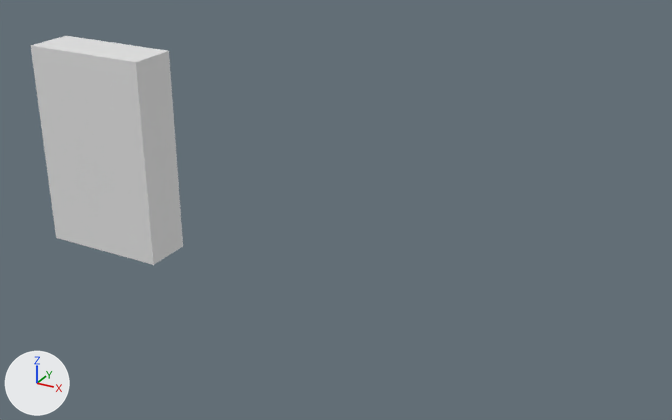
The FBX model Objects/Cereal/Cereal.fbx: old version first, new version second.
Rendered twice from a camera (50 mm lens) standing at (0.909, -0.966, 0.466) and looking at (0.37, 0.014, -0.024). Arrows for +X, +Y and +Z are at lower left; the lights stay in place. Where no turn or scale is listed for an object, it has been applied to the vertices.

The scene before the commit, as lines of its bpy script (objects in view):
```python
me_cube = bpy.data.meshes.new('Cube')
me_cube.from_pydata(...)  # a box spanning x -0.095..0.095, y -0.035..0.035, z -0.15..0.15
me_cube.materials.append(mat_cereal)  # white #e7e7e7
ob_e3_st4_li = bpy.data.objects.new('E3_ST4_LI', me_cube)
ob_e3_st4_li.location = (0.0, 0.0, 0.0)
```
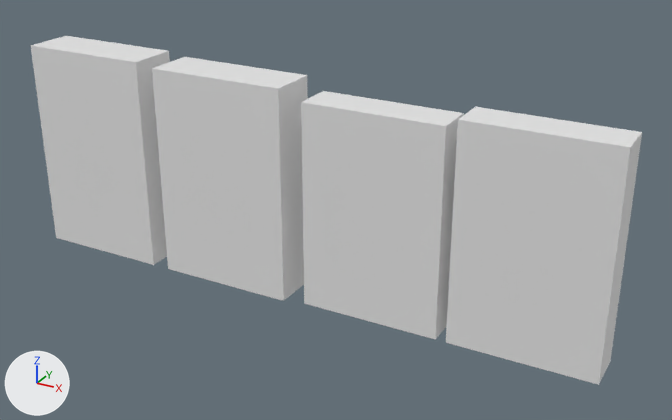
Changed parts and their boxes (x1, y1, x2, y2) in the pictures (672 x 420 px):
'BranFlakes', added
    after: (446, 107, 642, 385)
'SpecialK', added
    after: (301, 91, 464, 339)
'SainsburyHoops', added
    after: (152, 57, 308, 301)

Diff of the bpy script that builds the scene:
```diff
--- a/Objects/Cereal/Cereal.fbx.py
+++ b/Objects/Cereal/Cereal.fbx.py
@@ me_cube_003 @@
+me_cube_003.from_pydata([(0.095, 0.027, -0.145), (0.095, -0.028, -0.145), (-0.095, -0.028, -0.145), (-0.095, 0.027, -0.145), (0.095, 0.027, 0.145), (0.095, -0.027, 0.145), (-0.095, -0.027, 0.145), (-0.095, 0.028, 0.145)], [], [(0, 1, 2, 3), (4, 7, 6, 5), (0, 4, 5, 1), (1, 5, 6, 2), (2, 6, 7, 3), (4, 0, 3, 7)])
+me_cube_003.materials.append(mat_cereal)  # white #e7e7e7
@@ me_cube_002 @@
+me_cube_002.from_pydata([(0.095, 0.027, -0.14), (0.095, -0.028, -0.14), (-0.095, -0.028, -0.14), (-0.095, 0.027, -0.14), (0.095, 0.027, 0.14), (0.095, -0.027, 0.14), (-0.095, -0.027, 0.14), (-0.095, 0.028, 0.14)], [], [(0, 1, 2, 3), (4, 7, 6, 5), (0, 4, 5, 1), (1, 5, 6, 2), (2, 6, 7, 3), (4, 0, 3, 7)])
+me_cube_002.materials.append(mat_cereal)  # white #e7e7e7
@@ me_cube_001 @@
+me_cube_001.from_pydata([(0.097, 0.035, -0.148), (0.097, -0.035, -0.148), (-0.097, -0.035, -0.148), (-0.097, 0.035, -0.148), (0.098, 0.035, 0.148), (0.097, -0.035, 0.148), (-0.097, -0.035, 0.148), (-0.097, 0.035, 0.148)], [], [(0, 1, 2, 3), (4, 7, 6, 5), (0, 4, 5, 1), (1, 5, 6, 2), (2, 6, 7, 3), (4, 0, 3, 7)])
+me_cube_001.materials.append(mat_cereal)  # white #e7e7e7
@@ ob_branflakes @@
+ob_branflakes = bpy.data.objects.new('BranFlakes', me_cube_003)
+ob_branflakes.location = (0.643, 0.0, -0.005)
@@ ob_specialk @@
+ob_specialk = bpy.data.objects.new('SpecialK', me_cube_002)
+ob_specialk.location = (0.439, 0.0, -0.01)
@@ ob_sainsburyhoops @@
+ob_sainsburyhoops = bpy.data.objects.new('SainsburyHoops', me_cube_001)
+ob_sainsburyhoops.location = (0.219, 0.0, -0.002)
```
